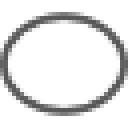
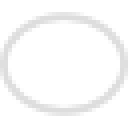
Two versions of the same layered image (128×128). Layer-by-layer changes:
removed layer "Вставленный слой" over [0, 12, 128, 116]
painted on "Layer" over [0, 12, 128, 116]
